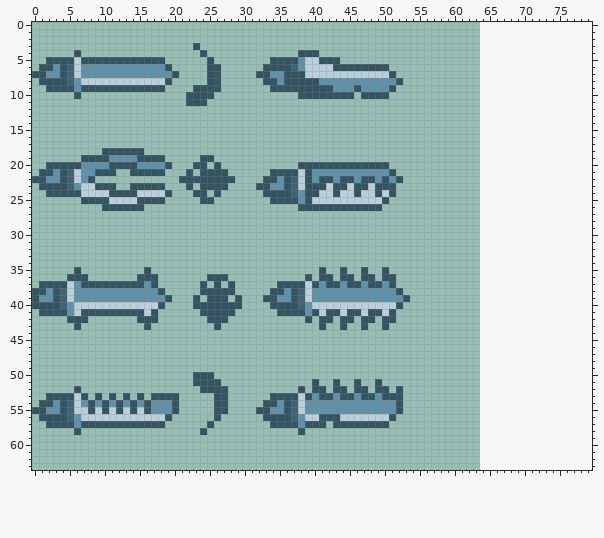
One commit to this pixel-art file: Game_Project/ProtoType_v1/assets/animation/sword.ase. Above, as it was before the edit.
64x64 pixels, 1 frame. The old version is drawn lined up with the new one, on the new canvas.
Now the later version:
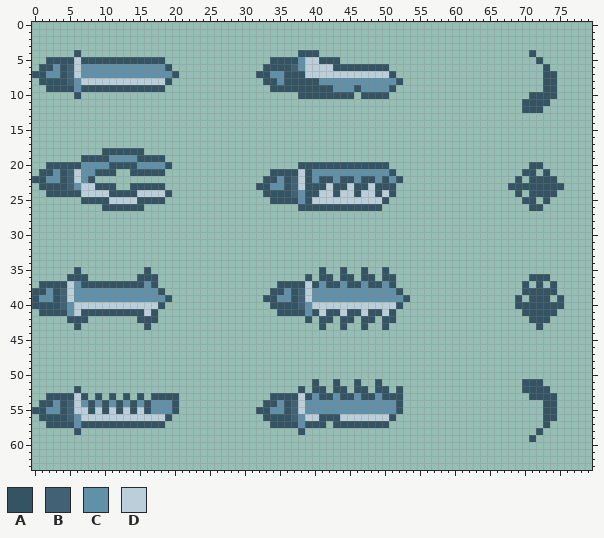
Palette (. is transparent): A #345463  B #416275  C #6191a8  D #bbcfda
Difference:
canvas 64x64 -> 80x64
Colour A now appears in row 4 at x 71; in row 5 at x 72; in row 6 at x 73; in rows 7 to 9 at x 73 to 74; in row 10 at x 71 to 74; in row 11 at x 70 to 73.
Colour A now appears in row 12 at x 70 to 72; in row 20 at x 71 to 72; in row 21 at x 70 to 71 and 73; in row 22 at x 69 and 71 to 74; in row 23 at x 68 to 75; in row 24 at x 69 and 71 to 74.
Colour A now appears in row 25 at x 70 to 71 and 73; in row 26 at x 71 to 72; in row 36 at x 71 to 73; in row 37 at x 70, 72 and 74; in row 38 at x 70 to 74; in row 39 at x 69, 71 to 73 and 75.
Colour A now appears in row 40 at x 69 to 75; in row 41 at x 70 to 74; in row 42 at x 71 to 73; in row 43 at x 72; in row 51 at x 70 to 72; in row 52 at x 70 to 73.
Colour A now appears in row 53 at x 71 to 74; in rows 54 to 56 at x 73 to 74; in row 57 at x 73; in row 58 at x 72; in row 59 at x 71.
Colour A is removed in row 3 at x 23; in row 4 at x 24; in row 5 at x 25; in rows 6 to 8 at x 25 to 26; in row 9 at x 23 to 26; in row 10 at x 22 to 25.
Colour A is removed in row 11 at x 22 to 24; in row 19 at x 24 to 25; in row 20 at x 23 to 24 and 26; in row 21 at x 22 and 24 to 27; in row 22 at x 21 to 28; in row 23 at x 22 and 24 to 27.
Colour A is removed in row 24 at x 23 to 24 and 26; in row 25 at x 24 to 25; in row 36 at x 25 to 27; in row 37 at x 24, 26 and 28; in row 38 at x 24 to 28; in row 39 at x 23, 25 to 27 and 29.
Colour A is removed in row 40 at x 23 to 29; in row 41 at x 24 to 28; in row 42 at x 25 to 27; in row 43 at x 26; in row 50 at x 23 to 25; in row 51 at x 23 to 26.
Colour A is removed in row 52 at x 24 to 27; in rows 53 to 55 at x 26 to 27; in row 56 at x 26; in row 57 at x 25; in row 58 at x 24.
Boxes around the changes in both pictures, in picture pixels (x1, y1, x2, y2):
erased: (186, 43, 221, 106)
added: (522, 50, 557, 113)
erased: (179, 155, 235, 204)
added: (508, 162, 564, 211)
erased: (193, 274, 242, 330)
added: (515, 274, 564, 330)
erased: (193, 372, 228, 435)
added: (522, 379, 557, 442)
